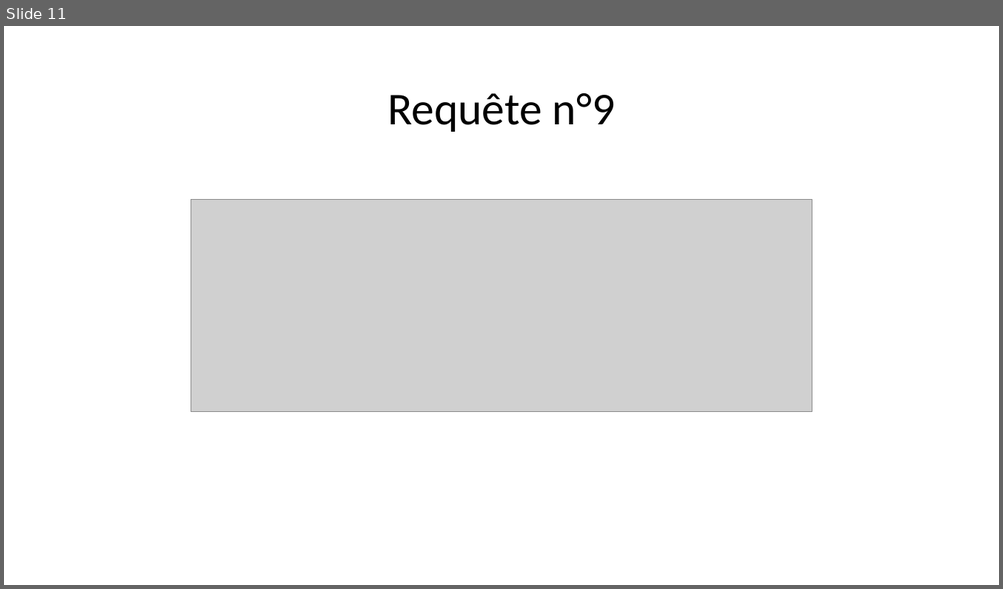
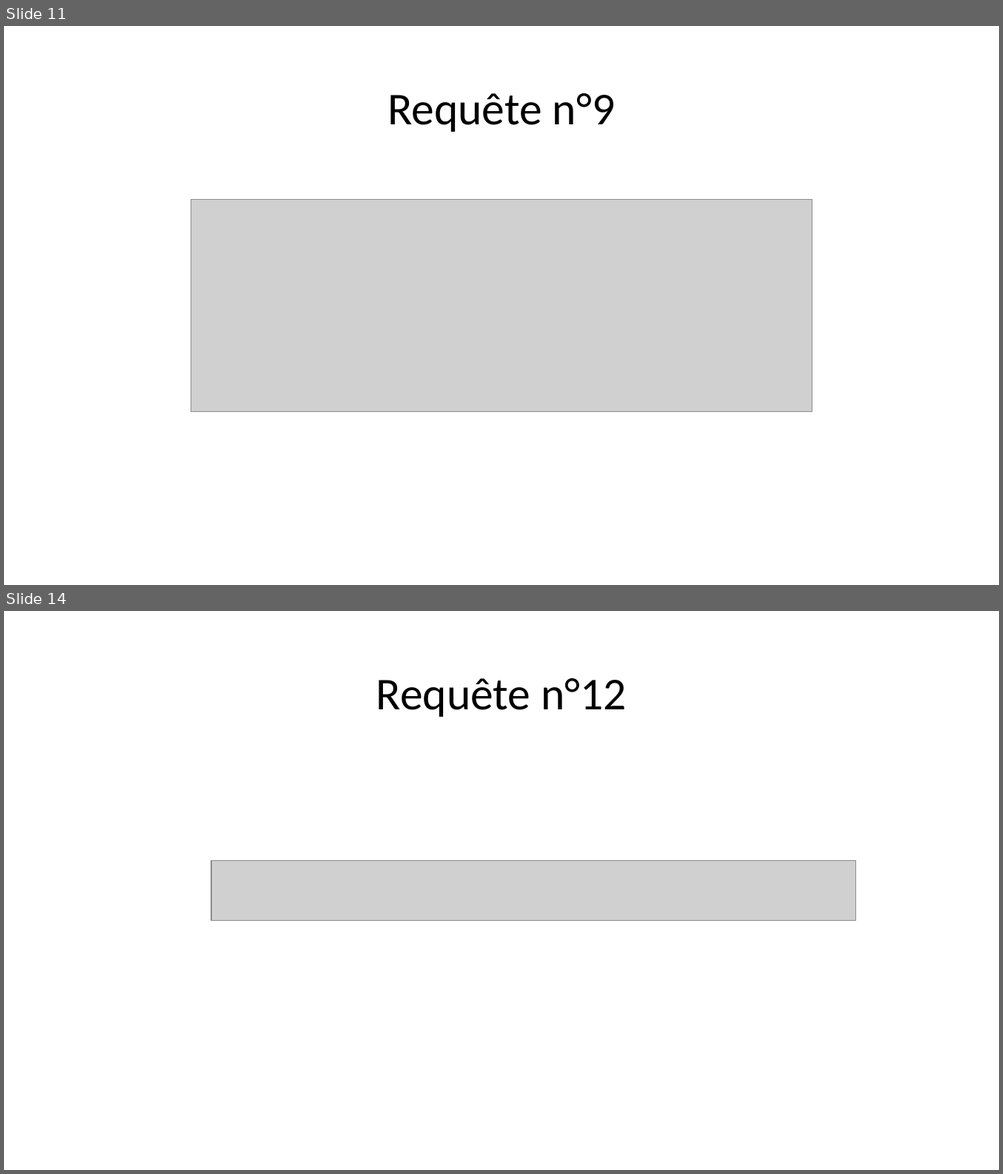
Before and after one commit to exender/SQL, a slide deck: Projet SQL.pptx. Shown one above the other, each under a label of ours: slide 11 before the commit, slides 11 and 14 after it; the slides between them are not shown. The pictures are 1003x589 and 1003x1174 pixels, drawn with LibreOffice and Linux fonts; fonts in the diff are those of the drawing; grey boxes stand for pictures. Boxes give left, top, right and bottom in pixels: in the first picture for what was removed or moved away, otherwise in the second. Text is boxed around its words. In the diff, an @@ line names an element or a change of style, - is before the commit and + after.

```diff
--- a/Projet SQL.pptx
+++ b/Projet SQL.pptx
@@ slide 14 added at box(4, 611, 999, 1170), background #FFFFFF @@
@@ title added at box(376, 678, 626, 717), 44 pt, text #000000 @@
+Requête n°12
@@ picture added at box(211, 861, 856, 920) @@
```
Also in this commit, not shown: 5 other slides added.
